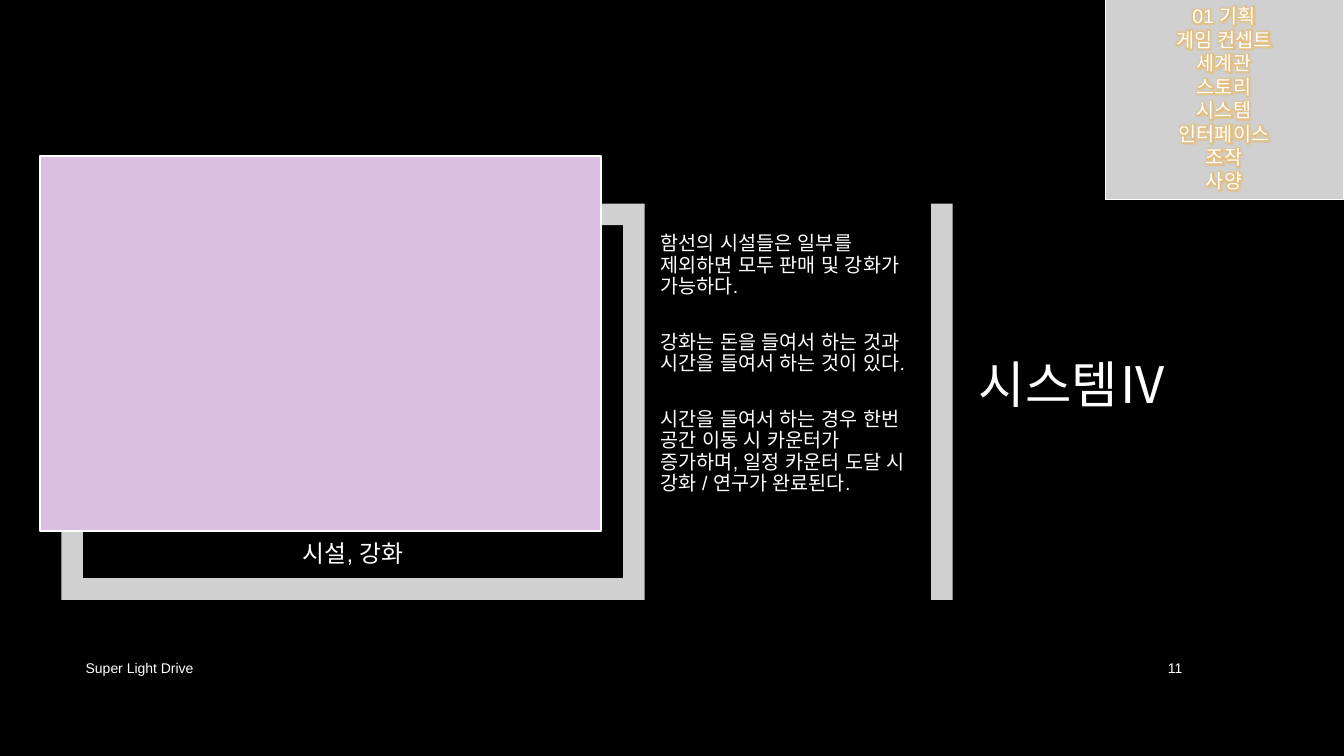
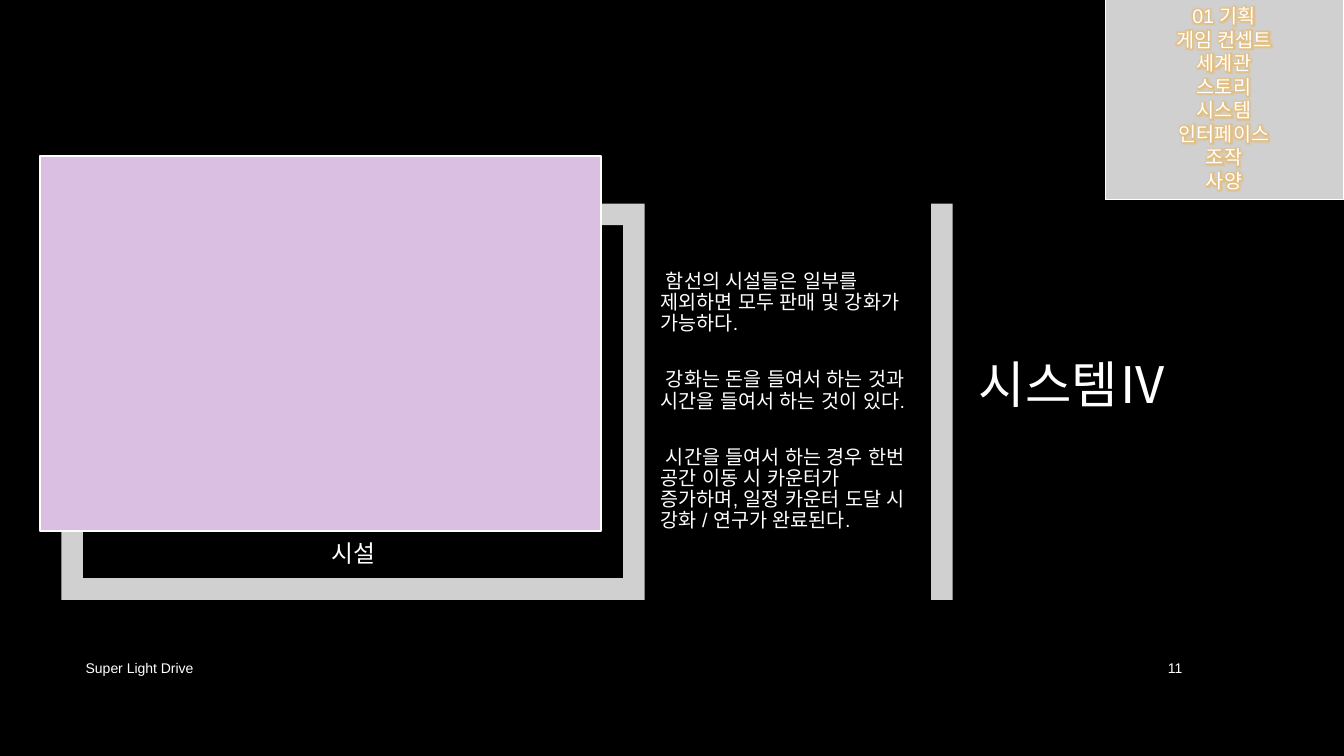
Before and after one commit to iconstudio/2017-Platformer, a slide deck: slide 11 of slides/SuperLightDrive_20171228.pptx. Drawn at 1344x756 pixels with LibreOffice and Linux fonts; fonts in the diff are those of the drawing; grey boxes stand for pictures; background and template pictures are left out. Boxes give left, top, right and bottom in pixels: in the first picture for what was removed or moved away, otherwise in the second. Text is boxed around its words. In the diff, an @@ line names an element or a change of style, - is before the commit and + after.

```diff
--- a/slides/SuperLightDrive_20171228.pptx
+++ b/slides/SuperLightDrive_20171228.pptx
@@ text "함선의 시설들은 일부를 제외하면 모두 ..." at [661, 271, 905, 529]: vertical alignment top to middle @@
@@ text at [331, 542, 375, 564]: text changed @@
-시설, 강화
+시설
```
Also in this commit, not shown: 12 other slides changed, 3 slides added, 7 other files.
